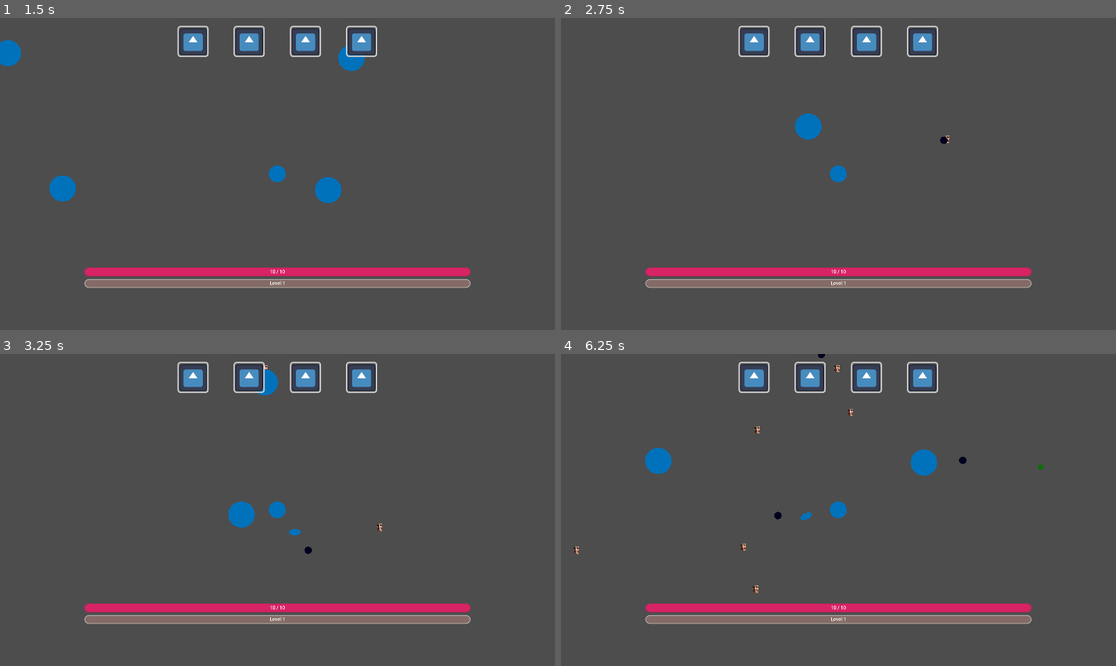
Above: before the commit, frames 1-4 (two rows, left to right).
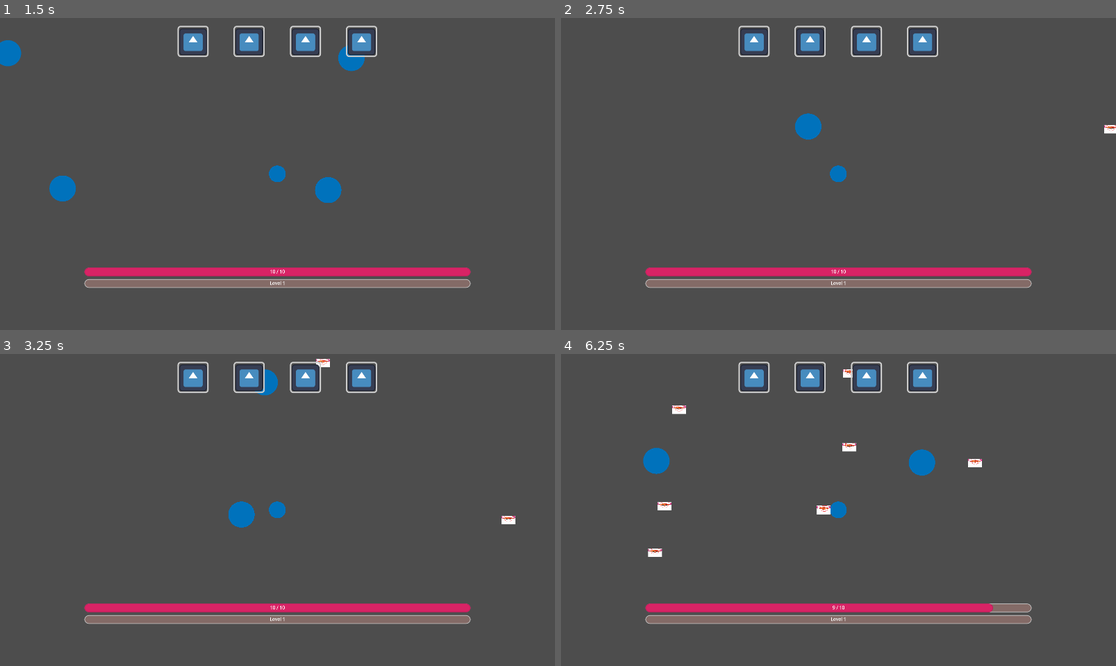
Above: after the commit, the same moments.

Repository: anxapa/mushroom-survive-her
Game: Godot game, scene res://Scenes/main_scene.tscn
The game is run twice, just before and just after one commit, with the same random seed, the same clock (stepped at 60 frames per second) and the same inputs. The engine's default icon, where the game draws it, is replaced by a stand-in: a white triangle on a blue panel in a dark square.
Inputs:
- Up to frame 1 (1.5 s): tap Enter at 0.5 s; hold Right (ui_right) 0.53-1.28 s; hold Down (ui_down) from 1.28 s (still down)
- Up to frame 2 (2.75 s): release Down (ui_down) at 2.03 s; hold Right (ui_right) from 2.03 s (still down)
- Up to frame 3 (3.25 s): release Right (ui_right) at 2.78 s; hold Up (ui_up) from 2.78 s (still down)
- Up to frame 4 (6.25 s): release Up (ui_up) at 3.53 s; hold Left (ui_left) 3.53-5.03 s; hold Down (ui_down) 5.03-5.78 s; hold Right (ui_right) from 5.78 s (still down)

Frame 1 is identical in both runs. In frame 2, less than 0.1% of the frame differs, in the area x 68-100%, y 34-41%; in frame 3, 0.2%; in frame 4, 1.1%, in the area x 2-87%, y 0-83%.

Commit message:
Revamped enemy manager
- Added enemy manager node for debug purposes
- Added various functions for enemy spawn management

Diff:
--- a/Scenes/main_scene.tscn
+++ b/Scenes/main_scene.tscn
@@ -7,6 +7,7 @@
 [ext_resource type="Texture2D" uid="uid://bcjqe8u5lu1ft" path="res://icon.svg" id="4_6ev3c"]
 [ext_resource type="Texture2D" uid="uid://bc4t63efyr7m4" path="res://Sprites/blue circle.png" id="4_x6ack"]
 [ext_resource type="Script" uid="uid://p4yplfr2qpqn" path="res://Scripts/nutrient_manager.gd" id="6_maf8m"]
+[ext_resource type="Script" uid="uid://dpss1evcr21cs" path="res://Scripts/enemy_manager_(debug).gd" id="8_huasi"]
 
 [sub_resource type="StyleBoxFlat" id="StyleBoxFlat_x6ack"]
 bg_color = Color(0.518508, 0.421022, 0.403395, 1)
@@ -383,3 +384,6 @@
 position = Vector2(517.367, 670.542)
 scale = Vector2(0.1, 0.1)
 texture = ExtResource("4_x6ack")
+
+[node name="Enemy Manager (DEBUG)" type="Node2D" parent="."]
+script = ExtResource("8_huasi")
--- a/Scripts/Enemy/enemy.gd
+++ b/Scripts/Enemy/enemy.gd
@@ -2,7 +2,7 @@
 
 class_name Enemy
 @export var max_health := 6.0
-@export var speed = 300.0
+@export var speed = 250.0
 @export var nutrient_point := 1.0
 
 # sprites should be defined in each enemy subclass
--- a/Scripts/Enemy/enemy_manager.gd
+++ b/Scripts/Enemy/enemy_manager.gd
@@ -1,26 +1,28 @@
 extends Node2D
 var player = GameManager.get_player()
 #var rng = RandomNumberGenerator.new()
-var base_frequency := 5.0
+var base_frequency := 11.0
 # time elapsed in seconds
 var time_elapsed := 0.0
 var can_spawn := true
+var difficulty = 1
 @export var cluster_size := 1
 const ant = preload("res://scenes/Enemy/ant_mob.tscn")
 const charger = preload("res://Scenes/Enemy/charger_mob.tscn")
 const shooter = preload("res://Scenes/Enemy/shooter_mob.tscn")
-var enemies = [shooter]
+const minute := 60.0
+var enemies := []
 
 func _ready() -> void:
+	mob_change(1, 0, 0)
 	spawn_mob()
 
 func _physics_process(delta: float) -> void:
 	if can_spawn:
 		spawn_mob()
 	time_elapsed += delta
-	if time_elapsed > 5 and not enemies.has(charger):
-		enemies.push_back(charger)
-	pass
+	if time_elapsed/60 == difficulty:
+		difficulty_change()
 
 func spawn_mob() -> void:
 	can_spawn = false
@@ -28,5 +30,55 @@
 		var enemy = enemies.pick_random()
 		enemy = enemy.instantiate()
 		add_child(enemy)
-	await get_tree().create_timer(base_frequency).timeout
+		if difficulty >= 4:
+			make_variant(enemy)
+	await get_tree().create_timer(base_frequency - difficulty).timeout
 	can_spawn = true
+
+func make_variant(enemy: Enemy) -> void:
+	if randf_range(difficulty, 20)/2 > 0.5:
+		match randi_range(1, 3):
+			1:
+				enemy.make_brute()
+			2:
+				enemy.make_rogue()
+			3:
+				enemy.make_tank()
+
+## arguments determine spawn ratios.
+## i.e. mob_change(1, 1, 1) is a uniform distribution.
+func mob_change(ant: int, charger: int, shooter: int) -> void:
+	enemies.clear()
+	for n in ant:
+		enemies.push_back(self.ant)
+	for n in charger:
+		enemies.push_back(self.charger)
+	for n in shooter:
+		enemies.push_back(self.shooter)
+
+func difficulty_change() -> void:
+	difficulty += 1
+	match difficulty:
+		2:
+			mob_change(2, 1, 0)
+		3:
+			mob_change(4, 5, 0)
+		4:
+			await get_tree().create_timer(10).timeout
+			mob_change(1, 0, 0)
+		5:
+			mob_change(1, 0, 0)
+			await get_tree().create_timer(10).timeout
+			mob_change(1, 1, 0)
+		6:
+			mob_change(1, 0, 1)
+			await get_tree().create_timer(10).timeout
+			mob_change(1, 1, 1)
+		7:
+			mob_change(1, 1, 2)
+		8:
+			mob_change(1, 2, 2)
+		9:
+			mob_change(1, 2, 2)
+		10:
+			mob_change(1, 1, 1)
--- /dev/null
+++ b/Scripts/enemy_manager_(debug).gd
@@ -0,0 +1,32 @@
+extends Node2D
+var player = GameManager.get_player()
+#var rng = RandomNumberGenerator.new()
+var base_frequency := 5.0
+# time elapsed in seconds
+var time_elapsed := 0.0
+var can_spawn := true
+@export var cluster_size := 1
+const ant = preload("res://scenes/Enemy/ant_mob.tscn")
+const charger = preload("res://Scenes/Enemy/charger_mob.tscn")
+const shooter = preload("res://Scenes/Enemy/shooter_mob.tscn")
+var enemies = [shooter]
+
+func _ready() -> void:
+	queue_free()
+	spawn_mob()
+func _physics_process(delta: float) -> void:
+	if can_spawn:
+		spawn_mob()
+	time_elapsed += delta
+	if time_elapsed > 5 and not enemies.has(charger):
+		enemies.push_back(charger)
+	pass
+
+func spawn_mob() -> void:
+	can_spawn = false
+	for n in cluster_size:
+		var enemy = enemies.pick_random()
+		enemy = enemy.instantiate()
+		add_child(enemy)
+	await get_tree().create_timer(base_frequency).timeout
+	can_spawn = true
Not shown: 1 places in Scenes/main_scene.tscn that only renumber resources
Not shown, added: Scripts/enemy_manager_(debug).gd.uid
